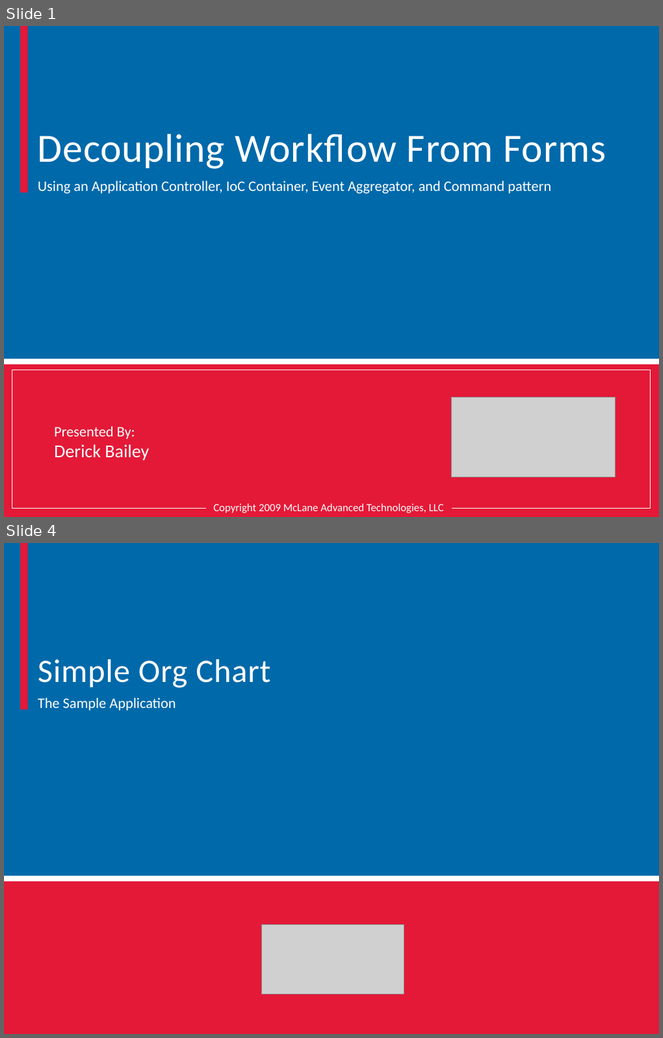
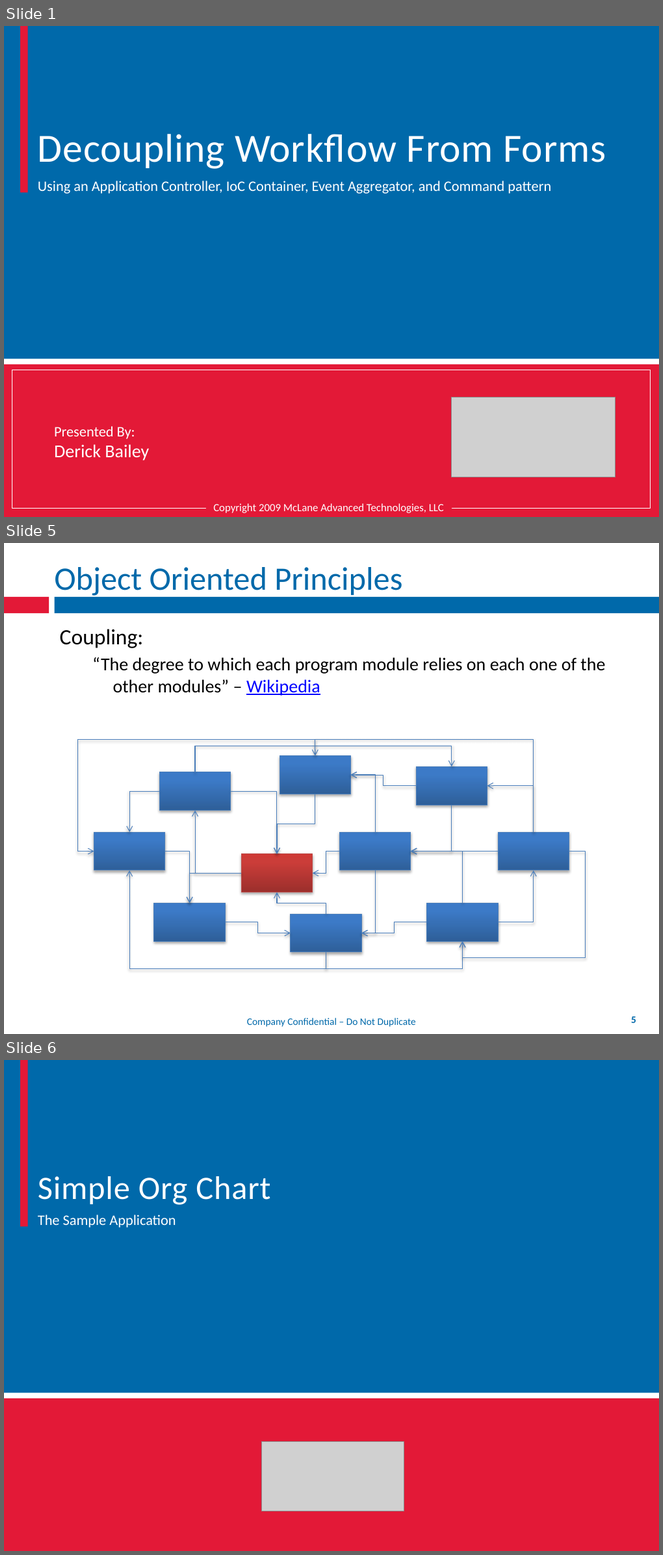
Before and after one commit to mxriverlynn/presentations-and-training, a slide deck: Decoupling Workflow With App Controler/Decoupling Workflow From Forms.pptx. Shown one above the other, each under a label of ours: slides 1 and 4 before the commit, slides 1, 5 and 6 after it; the slides between them are not shown. The pictures are 663x1038 and 663x1555 pixels, drawn with LibreOffice and Linux fonts; fonts in the diff are those of the drawing; grey boxes stand for pictures; background and template pictures are left out. Boxes give left, top, right and bottom in pixels: in the first picture for what was removed or moved away, otherwise in the second. Text is boxed around its words. In the diff, an @@ line names an element or a change of style, - is before the commit and + after.

Commit message:
adding additional broken out views of the screen mocks. continuing work on the slides - added object oriented principles slides, basic overview of the sample org chart softare, and started on 'v1' of the 'bad' code slides

```diff
--- a/Decoupling Workflow With App Controler/Decoupling Workflow From Forms.pptx
+++ b/Decoupling Workflow With App Controler/Decoupling Workflow From Forms.pptx
@@ slide 5 added at (4, 543, 659, 1034), background #FFFFFF; not listed: 2 template elements that a slide beside it also shows @@
@@ title added at (54, 567, 402, 596), 36 pt, text #0069AA @@
+Object Oriented Principles
@@ text added at (60, 629, 605, 696), 20 pt, text #000000 @@
+Coupling:
+  “The degree to which each program module relies on each one of the other modules” – Wikipedia
@@ group added at (78, 739, 586, 969): 24 elbow arrows, 10 rectangles @@
@@ text added at (247, 1018, 416, 1027), 11 pt, text #0069AA @@
+Company Confidential – Do Not Duplicate
@@ page number added at (631, 1017, 636, 1023), 11 pt, text #0069AA, bold @@
+5
@@ what was slide 4 is now slide 6 @@
```
Also in this commit, not shown: 1 slide changed, 7 other slides added, 5 slides removed, 5 other files.
